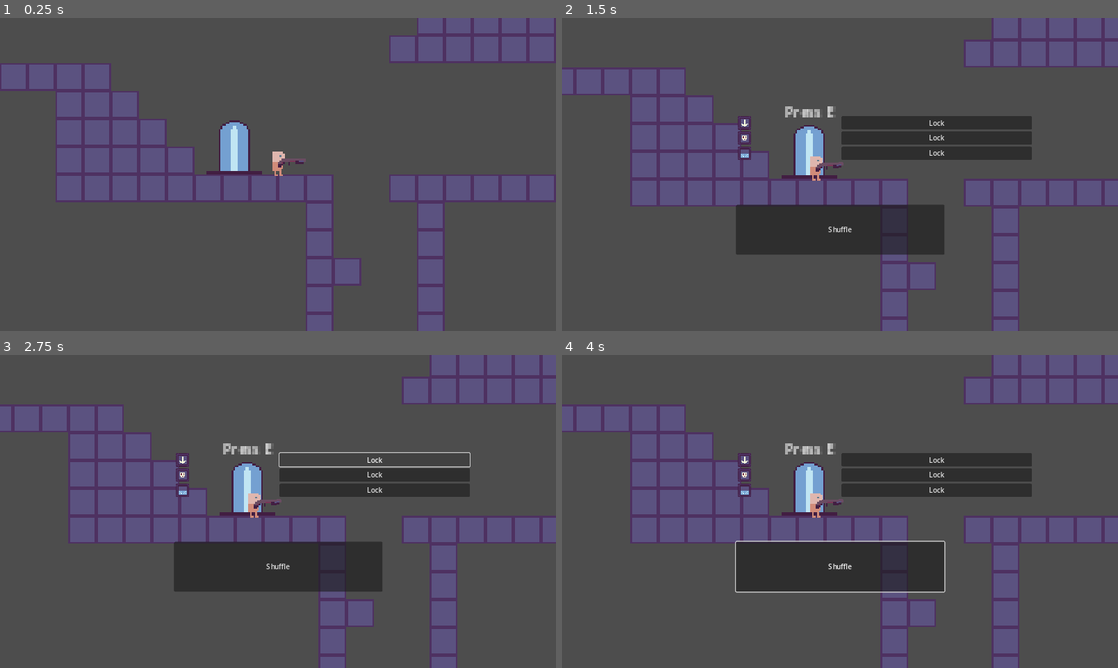
Above: before the commit, frames 1-4 (two rows, left to right).
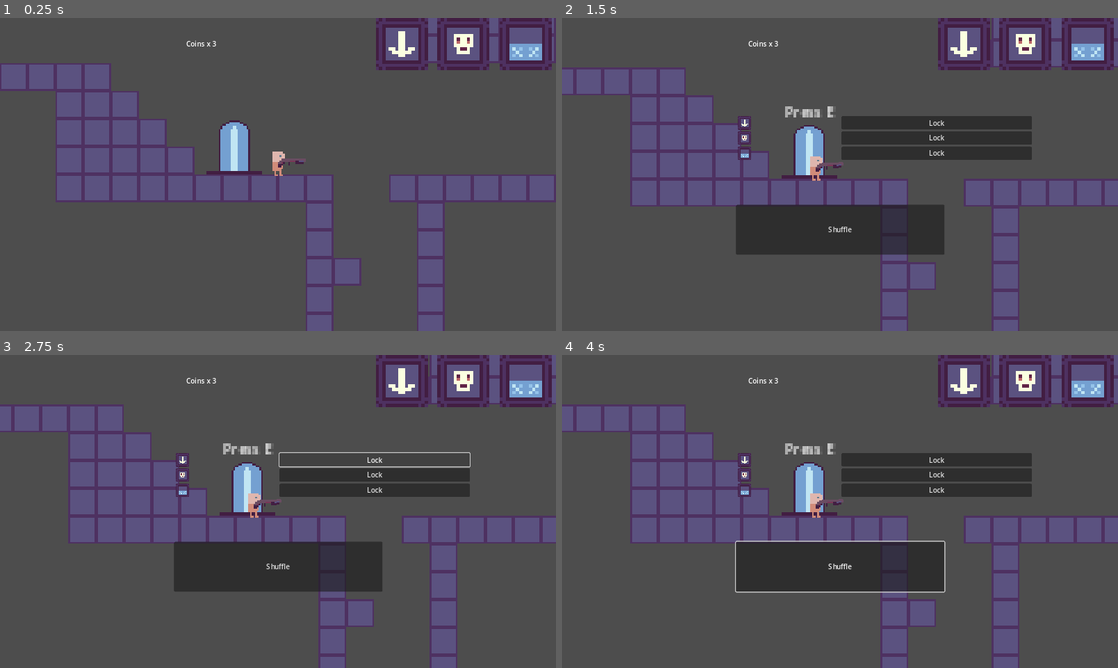
Above: after the commit, the same moments.

Repository: Kevin-Mortimer-19/Cursed-Jumper
Game: Godot game, scene res://src/game.tscn
The game is run twice, just before and just after one commit, with the same random seed, the same clock (stepped at 60 frames per second) and the same inputs.
Inputs (mouse positions are in pixels of both pictures, inside the frame that each line leads up to):
- Up to frame 1 (0.25 s): no input
- Up to frame 2 (1.5 s): tap Enter at 0.5 s; move the mouse to (962, 158) at 0.52 s; press the mouse at (962, 158) at 0.53 s; hold D (move_right) from 0.53 s (still down); tap Space (jump) at 0.77 s; tap E (interact) at 1.25, 1.35 s; move the mouse to (728, 190) at 1.27 s; release the mouse at (728, 190) at 1.28 s
- Up to frame 3 (2.75 s): tap Space (jump) at 1.52 s; release D (move_right) at 2 s; click "Lock" at 2 s
- Up to frame 4 (4 s): click "Shuffle" at 2.75 s; tap E (interact) at 3.5 s; move the mouse to (895, 442) at 3.52 s; press the mouse at (895, 442) at 3.53 s; hold A (move_left) from 3.53 s (still down)

The runs differ from the first frame. In frame 1, 3.8% of the frame differs, in the area x 33-100%, y 0-17%; in frame 2, 3.9%; in frame 3, 3.9%; in frame 4, 3.9%.

Commit message:
added icons to HUD

Diff:
--- a/src/game.tscn
+++ b/src/game.tscn
@@ -12,8 +12,9 @@
 [ext_resource type="Texture2D" uid="uid://vq6dlpib11b4" path="res://assets/sprites/curse icons/instant death curse.png" id="8_g56d8"]
 [ext_resource type="Texture2D" uid="uid://cqlb2b2gi4kwg" path="res://assets/sprites/curse icons/double gravity curse.png" id="9_gyyby"]
 [ext_resource type="Texture2D" uid="uid://dbj5fc48yxg76" path="res://assets/sprites/curse icons/ice physics curse.png" id="10_gihnc"]
+[ext_resource type="PackedScene" uid="uid://bjqk3rxrilc5g" path="res://src/menus/hud.tscn" id="13_donf2"]
 
-[node name="Game" type="MarginContainer" node_paths=PackedStringArray("game_world", "curse_menu")]
+[node name="Game" type="MarginContainer" node_paths=PackedStringArray("game_world", "curse_menu", "HUD")]
 process_mode = 3
 anchors_preset = 15
 anchor_right = 1.0
@@ -23,6 +24,7 @@
 script = ExtResource("1_nknhp")
 game_world = NodePath("SubViewportContainer/SubViewport/World")
 curse_menu = NodePath("CanvasLayer/Curse Shuffle Menu")
+HUD = NodePath("HUD")
 no_walk_icon = ExtResource("2_t7lup")
 no_jump_icon = ExtResource("3_dh0rw")
 no_move_midair_icon = ExtResource("4_srrkm")
@@ -57,6 +59,5 @@
 visible = false
 mouse_filter = 2
 
-[node name="MarginContainer" type="MarginContainer" parent="."]
+[node name="HUD" parent="." instance=ExtResource("13_donf2")]
 layout_mode = 2
-mouse_filter = 2
--- a/src/game_manager.gd
+++ b/src/game_manager.gd
@@ -3,6 +3,8 @@
 @export var game_world: Node
 
 @export var curse_menu: MarginContainer
+
+@export var HUD: MarginContainer
 
 @export_group("Curse Icons")
 @export var no_walk_icon: Texture2D
@@ -44,6 +46,10 @@
 			find_curse_icon(curse_data[1]),
 			find_curse_icon(curse_data[2]))
 
+	HUD.refresh_curse_UI(find_curse_icon(curse_data[0]),
+			find_curse_icon(curse_data[1]),
+			find_curse_icon(curse_data[2]))
+
 
 func find_curse_icon(data: int) -> Texture2D:
 	match data:
--- /dev/null
+++ b/src/menus/HUD.gd
@@ -0,0 +1,10 @@
+extends MarginContainer
+
+@export var curse_icon_1: TextureRect
+@export var curse_icon_2: TextureRect
+@export var curse_icon_3: TextureRect
+
+func refresh_curse_UI(icon_1: Texture2D, icon_2: Texture2D, icon_3: Texture2D) -> void:
+	curse_icon_1.texture = icon_1
+	curse_icon_2.texture = icon_2
+	curse_icon_3.texture = icon_3
--- a/src/menus/curse_shuffle_menu.gd
+++ b/src/menus/curse_shuffle_menu.gd
@@ -6,7 +6,6 @@
 
 
 func refresh_curse_UI(icon_1: Texture2D, icon_2: Texture2D, icon_3: Texture2D) -> void:
-	print("HERE!")
 	curse_texture_1.texture = icon_1
 	curse_texture_2.texture = icon_2
 	curse_texture_3.texture = icon_3
--- /dev/null
+++ b/src/menus/hud.tscn
@@ -0,0 +1,42 @@
+[gd_scene load_steps=2 format=3 uid="uid://bjqk3rxrilc5g"]
+
+[ext_resource type="Script" path="res://src/menus/HUD.gd" id="1_8dtst"]
+
+[node name="HUD" type="MarginContainer" node_paths=PackedStringArray("curse_icon_1", "curse_icon_2", "curse_icon_3")]
+mouse_filter = 2
+theme_override_constants/margin_bottom = 600
+script = ExtResource("1_8dtst")
+curse_icon_1 = NodePath("HBoxContainer/Curse List/Curse 1")
+curse_icon_2 = NodePath("HBoxContainer/Curse List/Curse 2")
+curse_icon_3 = NodePath("HBoxContainer/Curse List/Curse 3")
+
+[node name="HBoxContainer" type="HBoxContainer" parent="."]
+layout_mode = 2
+
+[node name="Health" type="TextureProgressBar" parent="HBoxContainer"]
+layout_mode = 2
+size_flags_horizontal = 3
+
+[node name="Coins" type="Label" parent="HBoxContainer"]
+layout_mode = 2
+size_flags_horizontal = 3
+text = "Coins x 3"
+
+[node name="Curse List" type="HBoxContainer" parent="HBoxContainer"]
+layout_mode = 2
+size_flags_horizontal = 3
+
+[node name="Curse 1" type="TextureRect" parent="HBoxContainer/Curse List"]
+layout_mode = 2
+size_flags_horizontal = 3
+stretch_mode = 5
+
+[node name="Curse 2" type="TextureRect" parent="HBoxContainer/Curse List"]
+layout_mode = 2
+size_flags_horizontal = 3
+stretch_mode = 5
+
+[node name="Curse 3" type="TextureRect" parent="HBoxContainer/Curse List"]
+layout_mode = 2
+size_flags_horizontal = 3
+stretch_mode = 5
Not shown: 1 places in src/game.tscn that only renumber resources
